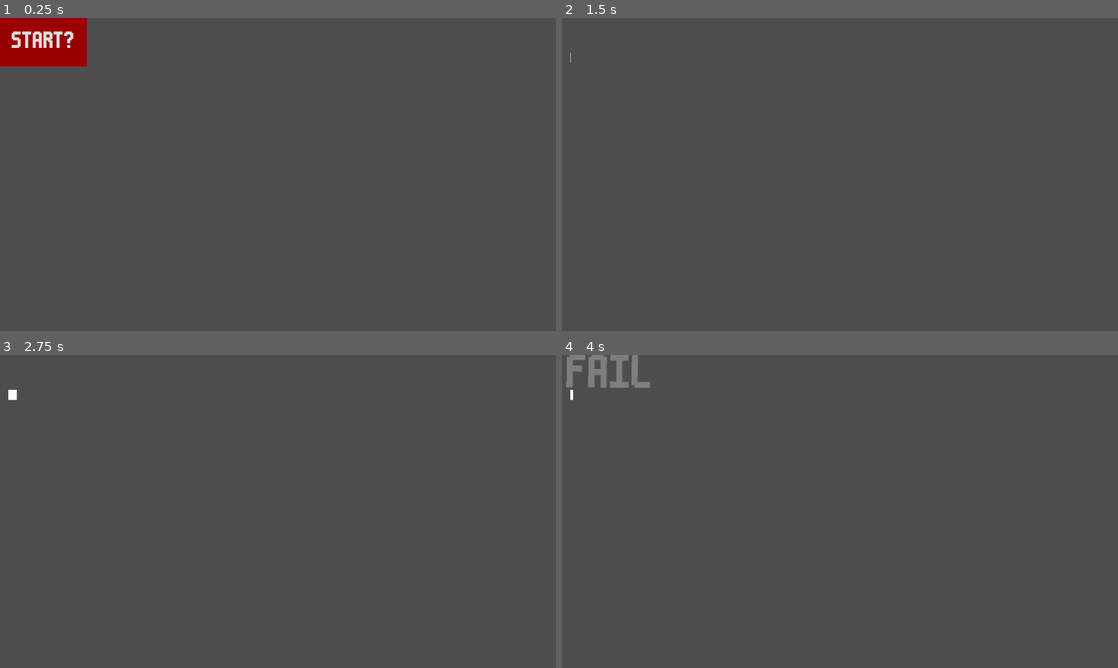
Above: before the commit, frames 1-4 (two rows, left to right).
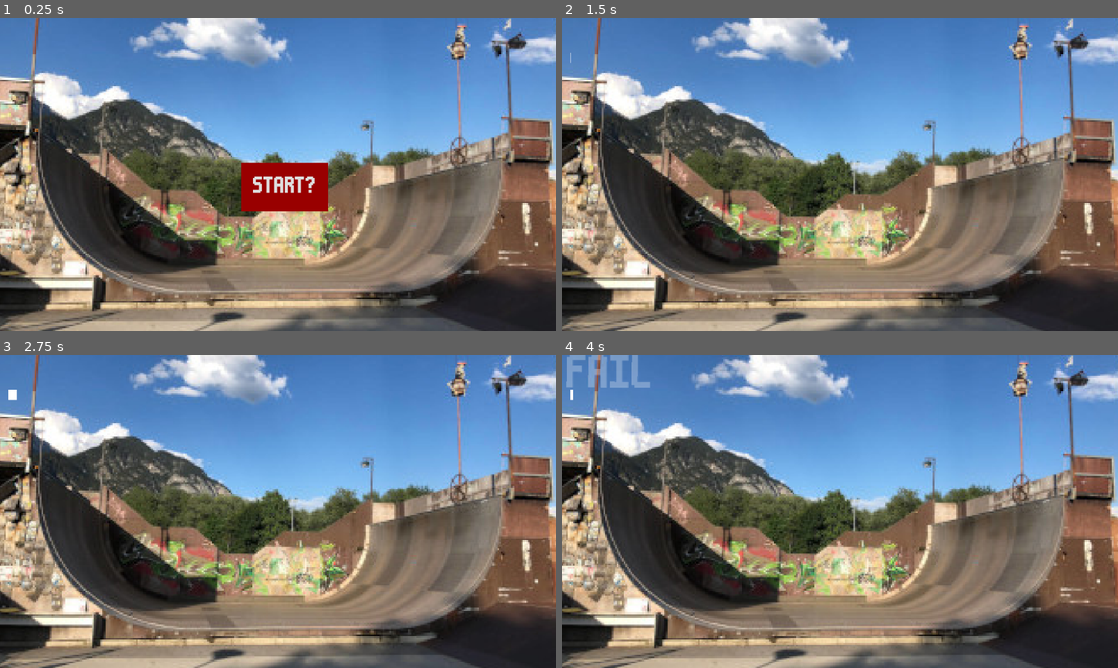
Above: after the commit, the same moments.

Repository: LiranDat/Spitandspell
Game: Godot game, scene res://scenes/main/main.tscn
Same seed, same stepped clock (60 frames per second), same inputs: the game is played once before the commit and once after it.
Inputs (mouse positions are in pixels of both pictures, inside the frame that each line leads up to):
- Up to frame 1 (0.25 s): no input
- Up to frame 2 (1.5 s): click "START?" at 0.5 s; tap Enter at 1.25 s; move the mouse to (840, 174) at 1.27 s; click (840, 174) at 1.42 s
- Up to frame 3 (2.75 s): move the mouse to (283, 498) at 2.02 s; click (283, 498) at 2.17 s
- Up to frame 4 (4 s): move the mouse to (895, 442) at 2.77 s; click (895, 442) at 2.92 s; tap Space at 3.5 s; move the mouse to (812, 574) at 3.52 s; click (812, 574) at 3.67 s

The runs differ from the first frame. In frame 1, 92% of the frame differs, in the area x 0-100%, y 0-100%; in frame 2, 92%; in frame 3, 92%; in frame 4, 92%.
Error in both runs: Invalid access of index '0' on a base object of type: 'PackedStringArray'. (res://scenes/lyrics/lyrics.gd:21)

Commit message:
hintergrund lol

Diff:
--- a/scenes/lyrics/lyrics.gd
+++ b/scenes/lyrics/lyrics.gd
@@ -11,8 +11,8 @@
 var fire
 
 # Arrangement
-var words_per_round = 4
-var rounds_per_shop = 3
+var words_per_round = 2
+var rounds_per_shop = 2
 var word_count = 0
 var round_count = 0
 
--- a/scenes/main/main.gd
+++ b/scenes/main/main.gd
@@ -37,7 +37,10 @@
 var start_button = preload("res://scenes/start_button/start_button.tscn")
 
 func _ready() -> void:
-	add_child(start_button.instantiate())
+	var button = start_button.instantiate()
+	add_child(button)
+	button.position.x = 500
+	button.position.y = 300
 
 func start_lyrics():
 	add_child(lyrics.instantiate())
--- a/scenes/main/main.tscn
+++ b/scenes/main/main.tscn
@@ -1,6 +1,15 @@
-[gd_scene load_steps=2 format=3 uid="uid://gai0xjg0pvo8"]
+[gd_scene load_steps=3 format=3 uid="uid://gai0xjg0pvo8"]
 
 [ext_resource type="Script" uid="uid://cb0h1ibnx7uyq" path="res://scenes/main/main.gd" id="1_hyk8p"]
+[ext_resource type="Texture2D" uid="uid://c8fkttff1bfr6" path="res://textures/halfpipe.jpg" id="2_iuonh"]
 
 [node name="main" type="Node"]
 script = ExtResource("1_hyk8p")
+
+[node name="background" type="TextureRect" parent="."]
+offset_left = -5.00001
+offset_top = -93.0
+offset_right = 328.0
+offset_bottom = 129.0
+scale = Vector2(3.5, 3.5)
+texture = ExtResource("2_iuonh")
Binary file added: textures/halfpipe.jpg
Not shown, added: textures/halfpipe.jpg.import
